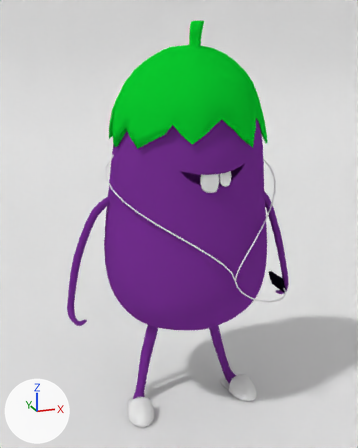
Before and after pictures for a commit that changed the Blender file qiezi.blend.
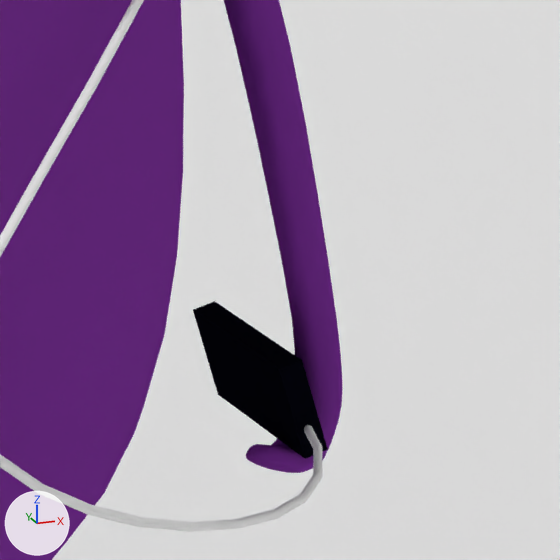
Each version is shown whole from a 50 mm lens placed at (-3.83, -10.49, 3.38), pointed at (-0.14, -0.02, 0.18), then close up on the part from 68% to 89% of the width and 51% to 68% of the height. Every picture has the same lights, and +X, +Y and +Z are marked at lower left.
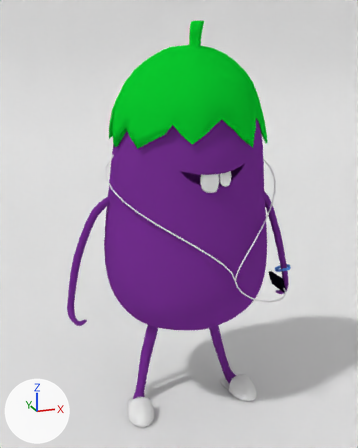
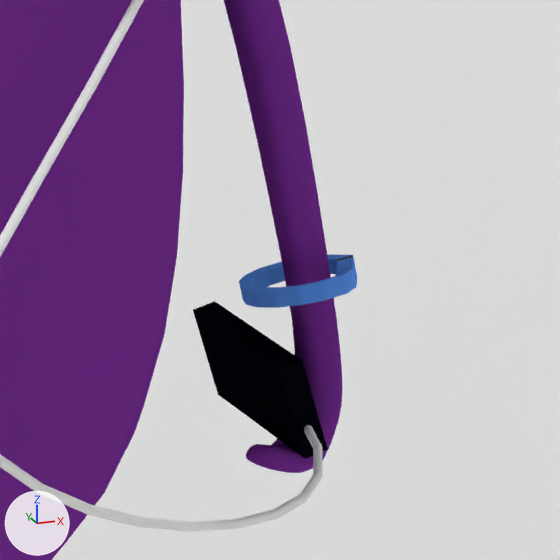
Commit message: Add fitbit

Edits to the bpy script that builds the scene:
```text
Add mat_material:
    mat_material = diffuse_material('Material')
    mat_material.base_color = (0.0985, 0.281, 0.8)  # blue #5890e7
Add mat_material_001:
    mat_material_001 = bpy.data.materials.new('Material.001')
    mat_material_001.use_nodes = True; mat_material_001.node_tree.nodes.clear()
    _N = mat_material_001.node_tree.nodes; _L = mat_material_001.node_tree.links
    n0 = _N.new('ShaderNodeOutputMaterial'); n0.name = 'Material Output'
    n1 = _N.new('ShaderNodeBsdfAnisotropic'); n1.name = 'Glossy BSDF'
    n1.distribution = 'BECKMANN'
    n1.inputs[0].default_value = (0.042, 0.042, 0.042, 1.0)  # 'Color', black #3a3a3a
    n1.inputs[1].default_value = 0.0  # 'Roughness'
    _L.new(n1.outputs[0], n0.inputs[0])  # 'BSDF' to 'Surface'
Change me_sphere_002:
    used by ob_sphere_001; location = (0.025, -0.209, 2.306); rotation_euler = (0.171, 0.0, -0.0613), in degrees (10, 0, -3.5); scale = (1.8, 1.69, 1.86)
    remove me_sphere_002.from_pydata(...)  # 3787 vertices, 3741 faces; spans x -1.57..1.56, y -1.33..0.94, z -3.52..1.22
    add me_sphere_002.from_pydata(...)  # 3851 vertices, 3805 faces; spans x -1.57..1.61, y -1.33..0.94, z -3.52..1.22
    me_sphere_002 part 1: a new loose piece of 64 vertices spanning x 1.37..1.61, y -0.27..-0.02, z -2.0..-1.87
    add me_sphere_002.materials.append(mat_material)  # blue #5890e7
    add me_sphere_002.materials.append(mat_material_001)
```

Location of each change, [x1, y1, x2, y2] in pixels of the close-ups (560 x 560 px):
'Sphere.001', reshaped
    before: [0, 0, 342, 560]
    after: [0, 0, 357, 560]
part 1 of me_sphere_002, added (blue)
    after: [239, 254, 357, 308]
